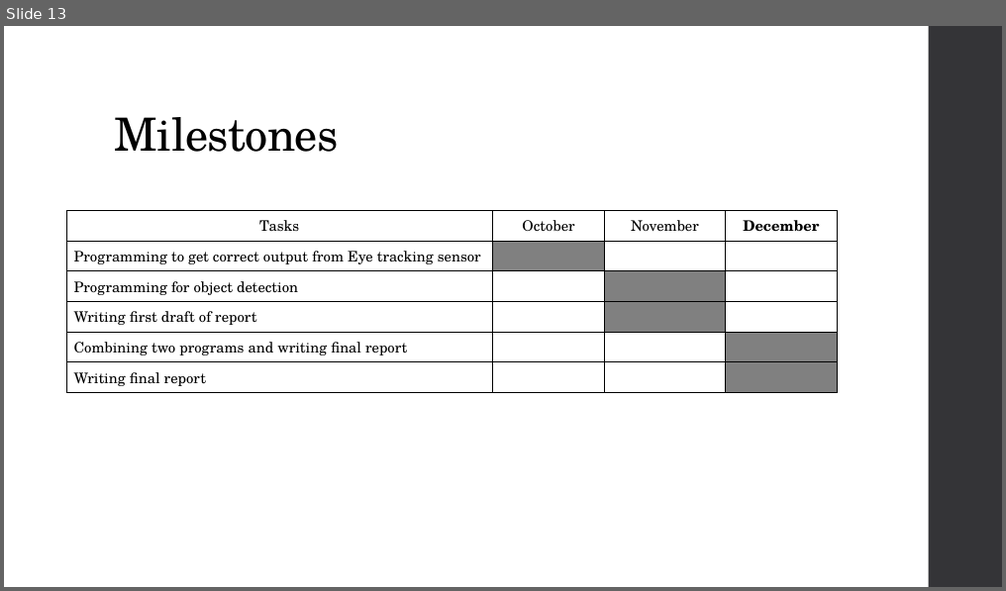
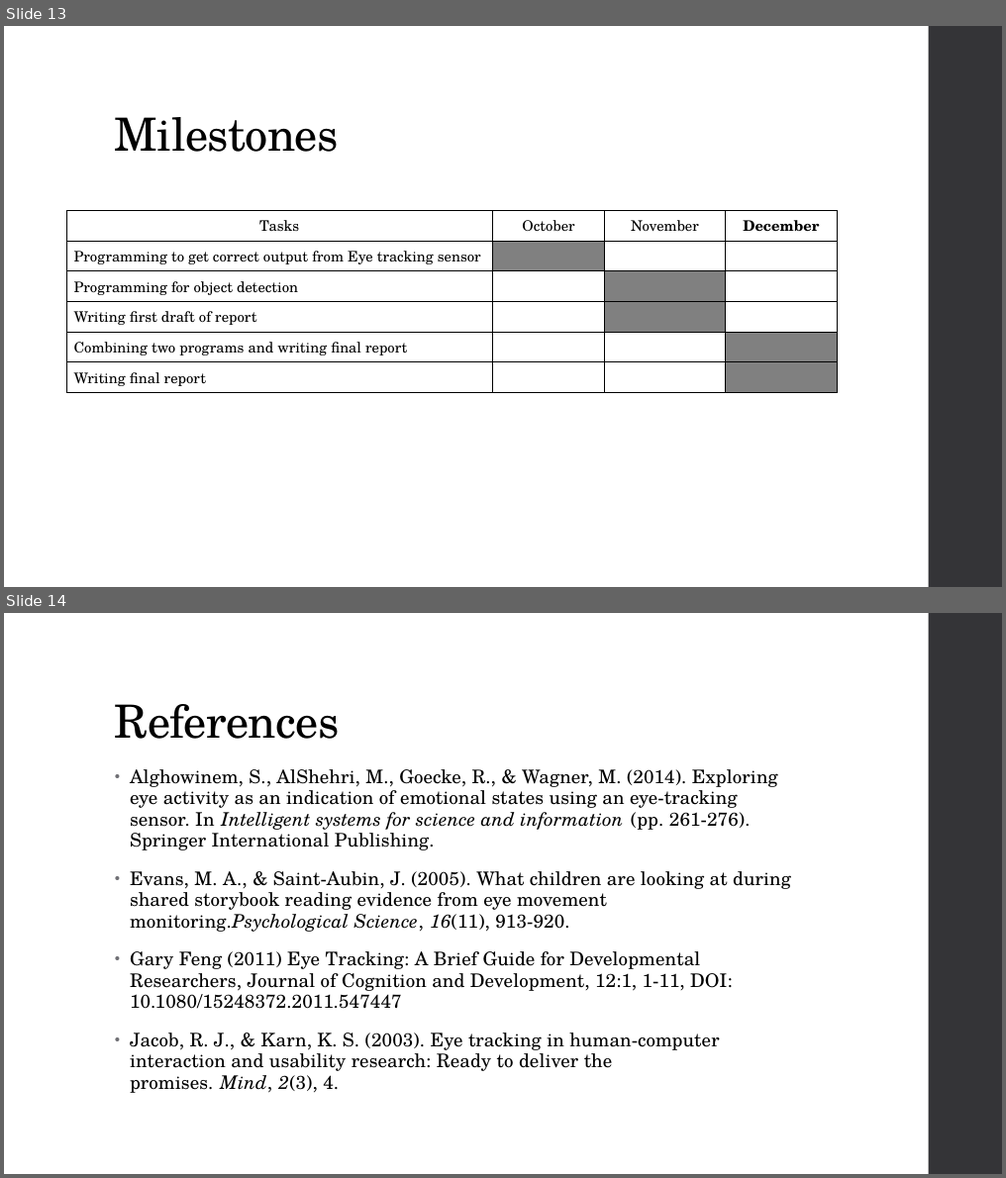
Before and after one commit to diederichk/StepCounter, a slide deck: ProposalPresentation/Proposal.pptx. Shown one above the other, each under a label of ours: slide 13 before the commit, slides 13 and 14 after it. The pictures are 1006x591 and 1006x1178 pixels, drawn with LibreOffice and Linux fonts; fonts in the diff are those of the drawing. Boxes give left, top, right and bottom in pixels: in the first picture for what was removed or moved away, otherwise in the second. Text is boxed around its words. In the diff, an @@ line names an element or a change of style, - is before the commit and + after.

Commit message:
Presentation Sources Cited

```diff
--- a/ProposalPresentation/Proposal.pptx
+++ b/ProposalPresentation/Proposal.pptx
@@ slide 14 added at <box>4,613,1002,1174</box>, background #FFFFFF; not listed: 1 template element that a slide beside it also shows @@
@@ title added at <box>115,704,340,739</box>, 44 pt, text #000000 @@
+References
@@ text added at <box>130,769,791,1093</box>, 18 pt, text #000000 @@
+• Alghowinem, S., AlShehri, M., Goecke, R., & Wagner, M. (2014). Exploring eye activity as an indication of emotional states using an eye-tracking sensor. In Intelligent systems for science and information (pp. 261-276). Springer International Publishing.
+• Evans, M. A., & Saint-Aubin, J. (2005). What children are looking at during shared storybook reading evidence from eye movement monitoring.Psychological Science, 16(11), 913-920.
+• Gary Feng (2011) Eye Tracking: A Brief Guide for Developmental Researchers, Journal of Cognition and Development, 12:1, 1-11, DOI: 10.1080/15248372.2011.547447
+• Jacob, R. J., & Karn, K. S. (2003). Eye tracking in human-computer interaction and usability research: Ready to deliver the promises. Mind, 2(3), 4.
```
